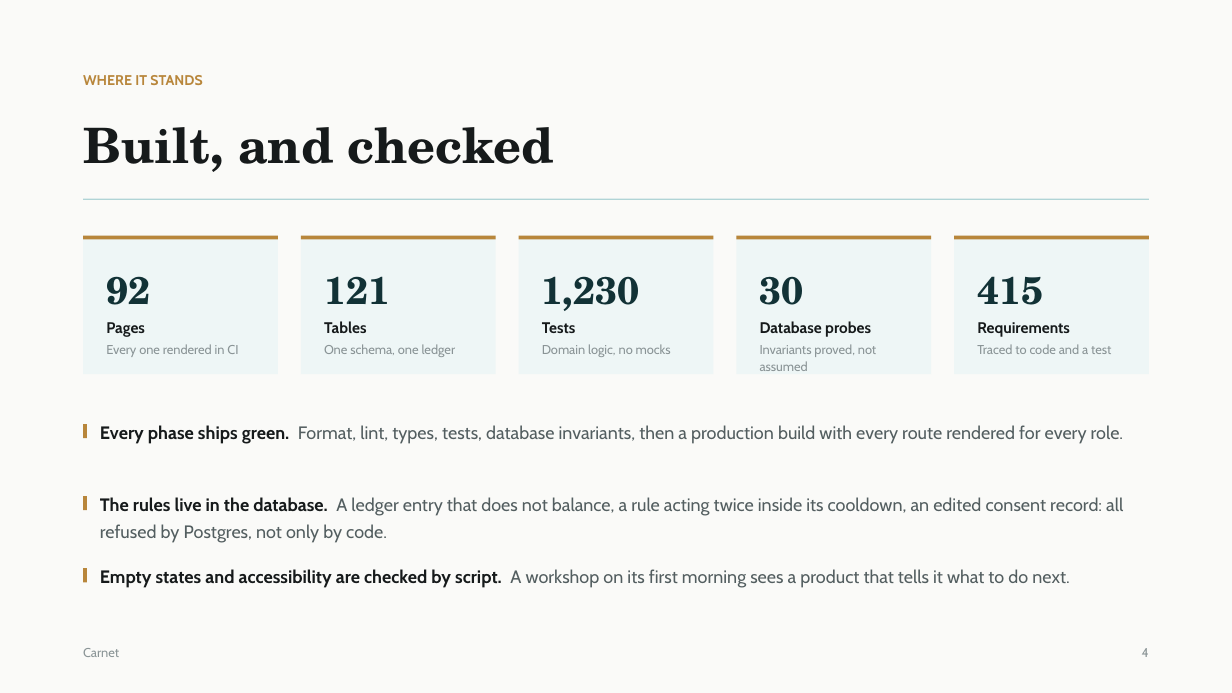
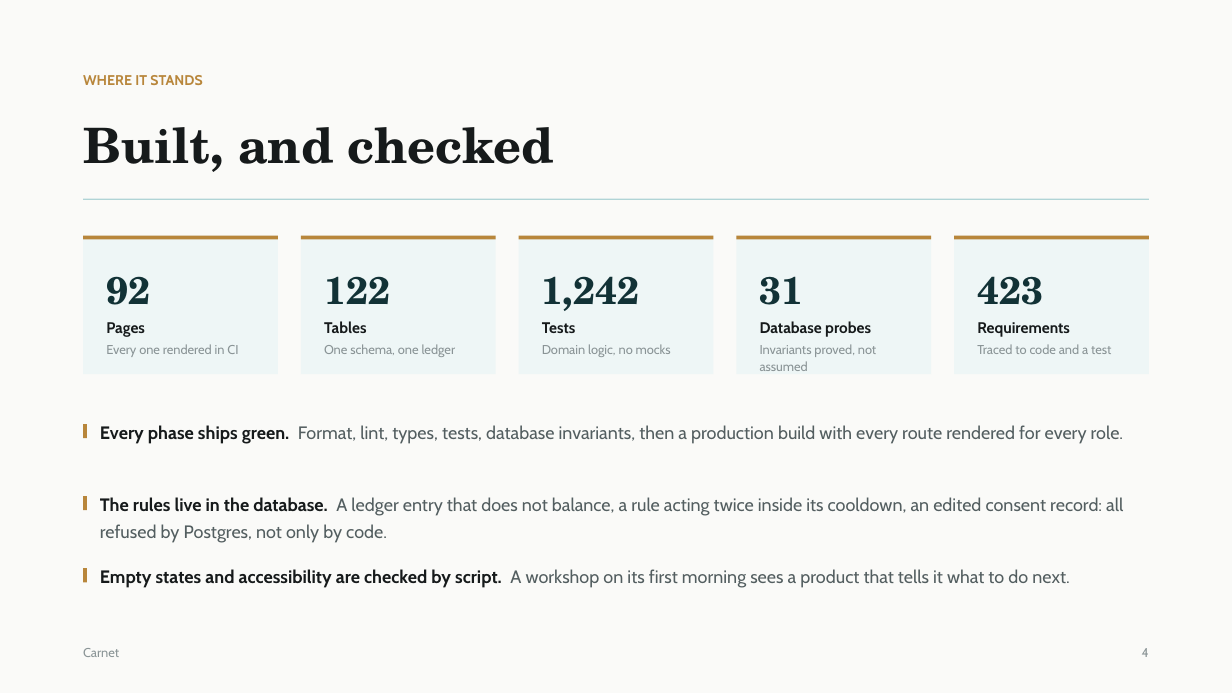
Before and after one commit to Amrwar/vehicle-memory, a slide deck: slide 5 of docs/Carnet-Presentation.pptx. Drawn at 1232x693 pixels with LibreOffice and Linux fonts; fonts in the diff are those of the drawing. Boxes give left, top, right and bottom in pixels: in the first picture for what was removed or moved away, otherwise in the second. Text is boxed around its words. In the diff, an @@ line names an element or a change of style, - is before the commit and + after.

```diff
--- a/docs/Carnet-Presentation.pptx
+++ b/docs/Carnet-Presentation.pptx
@@ text at <box>324,276,390,304</box>: text changed @@
-121
+122
@@ text at <box>542,276,640,311</box>: text changed @@
-1,230
+1,242
@@ text at <box>760,276,804,305</box>: text changed @@
-30
+31
@@ text at <box>977,276,1043,305</box>: text changed @@
-415
+423
```
Also in this commit, not shown: 1 other slide changed, 4 other files.
